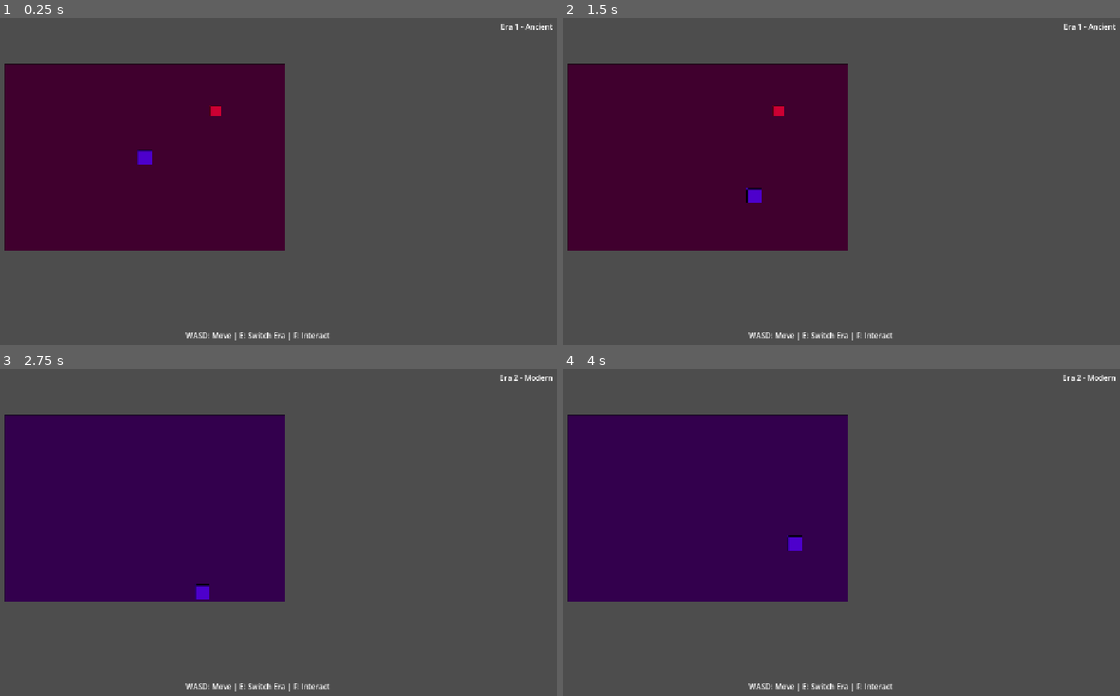
Above: before the commit, frames 1-4 (two rows, left to right).
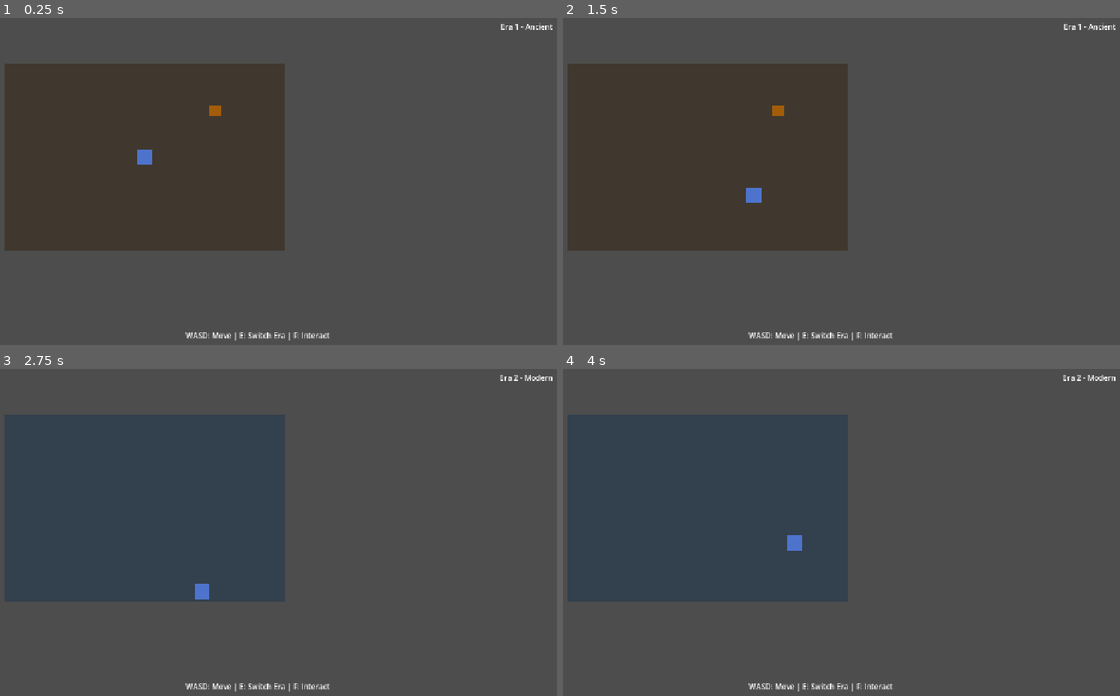
Above: after the commit, the same moments.

Repository: danielpmcconkey/palimpsest
Game: Godot game, scene res://main.tscn
Same seed, same stepped clock (60 frames per second), same inputs: the game is played once before the commit and once after it.
Inputs:
- Up to frame 1 (0.25 s): no input
- Up to frame 2 (1.5 s): tap Enter at 0.5 s; hold D (move_right) 0.53-1.28 s; hold F (interact) 0.53-1.28 s; tap E (switch_era) at 0.8, 1.35 s; hold S (move_down) from 1.28 s (still down)
- Up to frame 3 (2.75 s): tap F (interact) at 1.55 s; release S (move_down) at 2.03 s; hold D (move_right) from 2.03 s (still down); hold F (interact) from 2.03 s (still down); tap E (switch_era) at 2.3 s
- Up to frame 4 (4 s): release D (move_right) at 2.78 s; release F (interact) at 2.78 s; hold W (move_up) 2.78-3.53 s; tap E (switch_era) at 2.85, 3.8 s; tap F (interact) at 3.05 s; hold A (move_left) from 3.53 s (still down); hold F (interact) from 3.53 s (still down)

The runs differ from the first frame. In frame 1, 29% of the frame differs, in the area x 0-52%, y 13-72%; in frame 2, 29%; in frame 3, 29%; in frame 4, 29%.

Commit message:
Fix placeholder textures and input registration
- Replace PlaceholderTexture2D (renders as magenta) with a 1x1 white
  PNG scaled to size and colored via modulate
- Add runtime input action registration as fallback in case project.godot
  input map doesn't load cleanly on first import

Diff:
--- a/levels/test_era1.tscn
+++ b/levels/test_era1.tscn
@@ -1,12 +1,10 @@
-[gd_scene load_steps=12 format=3 uid="uid://cera1level"]
+[gd_scene load_steps=10 format=3 uid="uid://cera1level"]
 
 [ext_resource type="Script" path="res://levels/base_level.gd" id="1_baselevel"]
 [ext_resource type="PackedScene" uid="uid://bplayer1" path="res://player/player.tscn" id="2_player"]
 [ext_resource type="Script" path="res://objects/causal_lever.gd" id="3_lever"]
 [ext_resource type="PackedScene" uid="uid://ceraindic1" path="res://ui/era_indicator.tscn" id="4_eraui"]
-
-[sub_resource type="PlaceholderTexture2D" id="PlaceholderTexture2D_lever"]
-size = Vector2(24, 24)
+[ext_resource type="Texture2D" uid="uid://cwhitetex1" path="res://assets/sprites/white.png" id="5_white"]
 
 [sub_resource type="RectangleShape2D" id="RectangleShape2D_lever"]
 size = Vector2(24, 24)
@@ -23,9 +21,6 @@
 [sub_resource type="RectangleShape2D" id="RectangleShape2D_wallright"]
 size = Vector2(16, 400)
 
-[sub_resource type="PlaceholderTexture2D" id="PlaceholderTexture2D_bg"]
-size = Vector2(600, 400)
-
 [node name="TestEra1" type="Node2D"]
 script = ExtResource("1_baselevel")
 era_index = 0
@@ -34,8 +29,10 @@
 
 [node name="Background" type="Sprite2D" parent="."]
 position = Vector2(400, 300)
-self_modulate = Color(0.25, 0.22, 0.18, 1)
-texture = SubResource("PlaceholderTexture2D_bg")
+modulate = Color(0.25, 0.22, 0.18, 1)
+scale = Vector2(600, 400)
+texture = ExtResource("5_white")
+texture_filter = 0
 
 [node name="Walls" type="Node2D" parent="."]
 
@@ -75,8 +72,10 @@
 object_era = 0
 
 [node name="Sprite2D" type="Sprite2D" parent="Lever"]
-self_modulate = Color(0.8, 0.6, 0.2, 1)
-texture = SubResource("PlaceholderTexture2D_lever")
+modulate = Color(0.8, 0.6, 0.2, 1)
+scale = Vector2(24, 24)
+texture = ExtResource("5_white")
+texture_filter = 0
 
 [node name="CollisionShape2D" type="CollisionShape2D" parent="Lever"]
 shape = SubResource("RectangleShape2D_lever")
--- a/levels/test_era2.tscn
+++ b/levels/test_era2.tscn
@@ -1,12 +1,10 @@
-[gd_scene load_steps=12 format=3 uid="uid://cera2level"]
+[gd_scene load_steps=10 format=3 uid="uid://cera2level"]
 
 [ext_resource type="Script" path="res://levels/base_level.gd" id="1_baselevel"]
 [ext_resource type="PackedScene" uid="uid://bplayer1" path="res://player/player.tscn" id="2_player"]
 [ext_resource type="Script" path="res://objects/causal_wall.gd" id="3_wall"]
 [ext_resource type="PackedScene" uid="uid://ceraindic1" path="res://ui/era_indicator.tscn" id="4_eraui"]
-
-[sub_resource type="PlaceholderTexture2D" id="PlaceholderTexture2D_wall"]
-size = Vector2(16, 80)
+[ext_resource type="Texture2D" uid="uid://cwhitetex1" path="res://assets/sprites/white.png" id="5_white"]
 
 [sub_resource type="RectangleShape2D" id="RectangleShape2D_causalwall"]
 size = Vector2(16, 80)
@@ -23,9 +21,6 @@
 [sub_resource type="RectangleShape2D" id="RectangleShape2D_wallright"]
 size = Vector2(16, 400)
 
-[sub_resource type="PlaceholderTexture2D" id="PlaceholderTexture2D_bg"]
-size = Vector2(600, 400)
-
 [node name="TestEra2" type="Node2D"]
 script = ExtResource("1_baselevel")
 era_index = 1
@@ -34,8 +29,10 @@
 
 [node name="Background" type="Sprite2D" parent="."]
 position = Vector2(400, 300)
-self_modulate = Color(0.2, 0.25, 0.3, 1)
-texture = SubResource("PlaceholderTexture2D_bg")
+modulate = Color(0.2, 0.25, 0.3, 1)
+scale = Vector2(600, 400)
+texture = ExtResource("5_white")
+texture_filter = 0
 
 [node name="Walls" type="Node2D" parent="."]
 
@@ -77,8 +74,10 @@
 blocks_when_active = true
 
 [node name="Sprite2D" type="Sprite2D" parent="CausalWall"]
-self_modulate = Color(0.7, 0.15, 0.15, 1)
-texture = SubResource("PlaceholderTexture2D_wall")
+modulate = Color(0.7, 0.15, 0.15, 1)
+scale = Vector2(16, 80)
+texture = ExtResource("5_white")
+texture_filter = 0
 
 [node name="CollisionShape2D" type="CollisionShape2D" parent="CausalWall"]
 shape = SubResource("RectangleShape2D_causalwall")
--- a/player/player.gd
+++ b/player/player.gd
@@ -7,16 +7,40 @@
 # Isometric movement basis vectors.
 # In isometric projection, "right" on the ground plane is (1, 0.5)
 # and "down" on the ground plane is (-1, 0.5) in screen space.
-# We use a 2:1 isometric ratio.
 const ISO_RIGHT := Vector2(1, 0.5)
 const ISO_DOWN := Vector2(-1, 0.5)
 
 
 func _ready() -> void:
 	add_to_group("player")
+	_ensure_input_actions()
 	# Restore position from GameState if we're returning from an era switch.
 	if GameState.player_position != Vector2.ZERO:
 		global_position = GameState.player_position
+
+
+func _ensure_input_actions() -> void:
+	# Register input actions in code as a safety net.
+	# If project.godot input map loaded fine, these are no-ops.
+	_add_key_action("move_up", KEY_W)
+	_add_key_action("move_down", KEY_S)
+	_add_key_action("move_left", KEY_A)
+	_add_key_action("move_right", KEY_D)
+	_add_key_action("switch_era", KEY_E)
+	_add_key_action("interact", KEY_F)
+
+
+func _add_key_action(action_name: String, keycode: Key) -> void:
+	if not InputMap.has_action(action_name):
+		InputMap.add_action(action_name)
+	# Check if the action already has events. If so, don't duplicate.
+	var events = InputMap.action_get_events(action_name)
+	if events.size() > 0:
+		return
+	var event := InputEventKey.new()
+	event.keycode = keycode
+	event.physical_keycode = keycode
+	InputMap.action_add_event(action_name, event)
 
 
 func _physics_process(_delta: float) -> void:
@@ -52,8 +76,6 @@
 
 
 func _try_interact() -> void:
-	# Check for interactable objects in range.
-	# Uses the interaction area (Area2D child) if it exists.
 	var area = get_node_or_null("InteractionArea")
 	if not area:
 		return
--- a/player/player.tscn
+++ b/player/player.tscn
@@ -1,12 +1,10 @@
-[gd_scene load_steps=5 format=3 uid="uid://bplayer1"]
+[gd_scene load_steps=4 format=3 uid="uid://bplayer1"]
 
 [ext_resource type="Script" path="res://player/player.gd" id="1_player"]
+[ext_resource type="Texture2D" uid="uid://cwhitetex1" path="res://assets/sprites/white.png" id="2_white"]
 
 [sub_resource type="RectangleShape2D" id="RectangleShape2D_interact"]
 size = Vector2(56, 56)
-
-[sub_resource type="PlaceholderTexture2D" id="PlaceholderTexture2D_1"]
-size = Vector2(32, 32)
 
 [sub_resource type="RectangleShape2D" id="RectangleShape2D_feet"]
 size = Vector2(20, 10)
@@ -17,8 +15,10 @@
 script = ExtResource("1_player")
 
 [node name="Sprite2D" type="Sprite2D" parent="."]
-self_modulate = Color(0.3, 0.45, 0.8, 1)
-texture = SubResource("PlaceholderTexture2D_1")
+modulate = Color(0.3, 0.45, 0.8, 1)
+scale = Vector2(32, 32)
+texture = ExtResource("2_white")
+texture_filter = 0
 
 [node name="CollisionShape2D" type="CollisionShape2D" parent="."]
 position = Vector2(0, 8)
--- a/project.godot
+++ b/project.godot
@@ -1,6 +1,10 @@
 ; Engine configuration file.
 ; It's best edited using the editor UI and not directly,
-; but it can also be manually edited if you know what you're doing.
+; since the parameters that go here are not all obvious.
+;
+; Format:
+;   [section] ; section goes between []
+;   param=value ; assign values to parameters
 
 config_version=5
 
@@ -20,6 +24,10 @@
 window/size/viewport_width=1280
 window/size/viewport_height=720
 window/stretch/mode="canvas_items"
+
+[dotnet]
+
+project/assembly_name="Palimpsest"
 
 [input]
 
Binary file added: assets/sprites/white.png
Not shown, added: autoload/era_manager.gd.uid
Not shown, added: autoload/game_state.gd.uid
Not shown, added: levels/base_level.gd.uid
Not shown, added: objects/causal_lever.gd.uid
Not shown, added: objects/causal_object.gd.uid
Not shown, added: objects/causal_wall.gd.uid
Not shown, added: player/player.gd.uid
Not shown, added: ui/era_indicator.gd.uid
